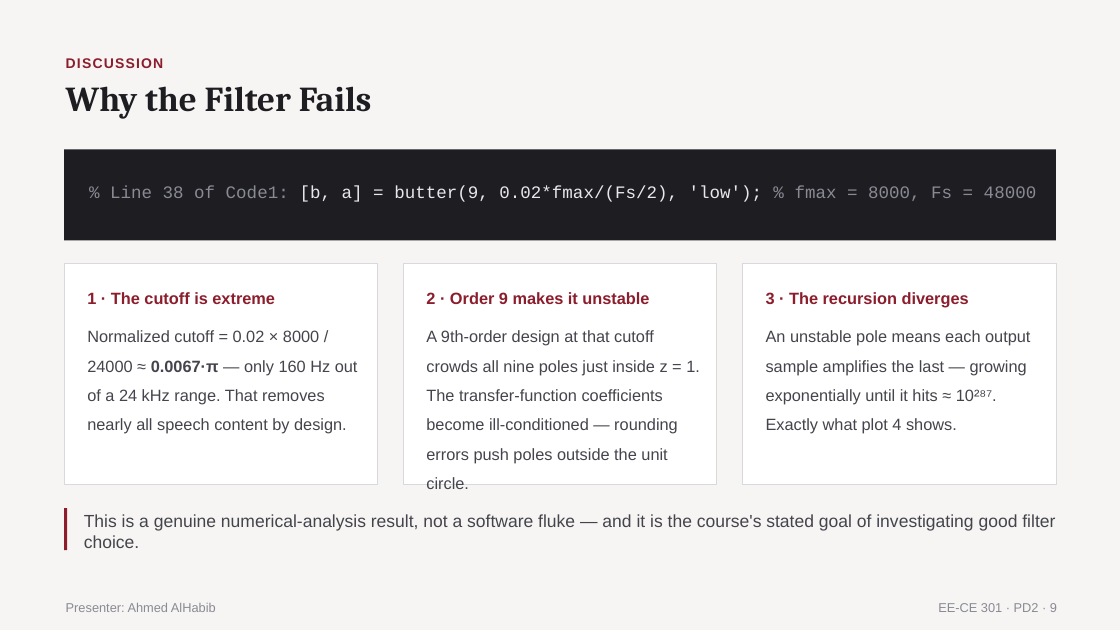
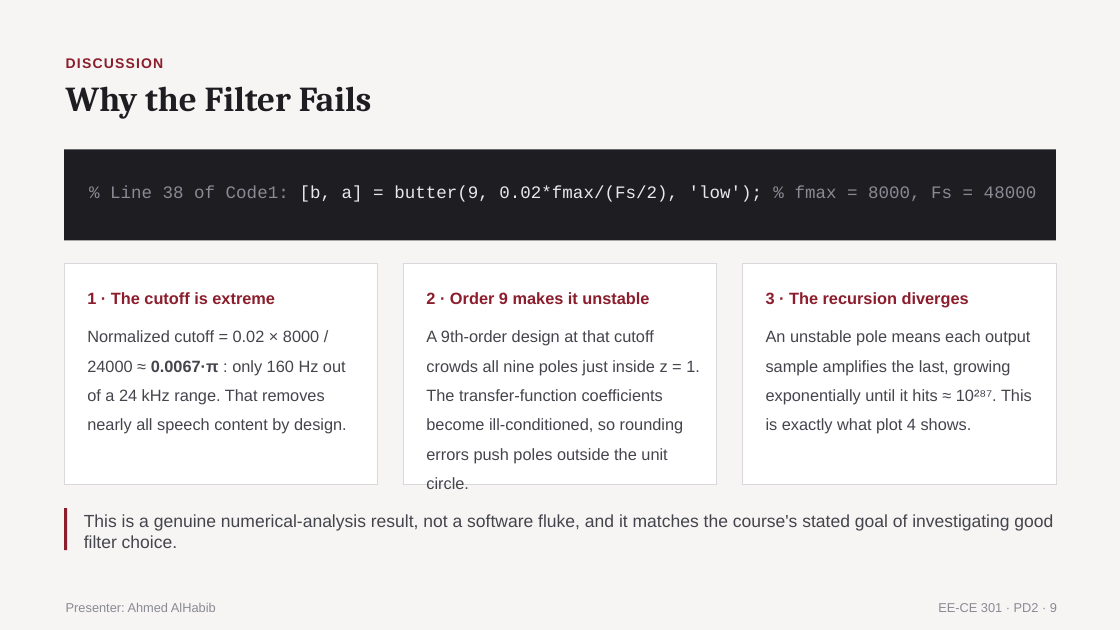
Before and after one commit to Nauseouswave/CODED, a slide deck: slide 9 of matlab/audio-analysis/PD2_SectionM1_Group1.pptx. Drawn at 1120x630 pixels with LibreOffice and Linux fonts; fonts in the diff are those of the drawing. Boxes give left, top, right and bottom in pixels: in the first picture for what was removed or moved away, otherwise in the second. Text is boxed around its words. In the diff, an @@ line names an element or a change of style, - is before the commit and + after.

```diff
--- a/matlab/audio-analysis/PD2_SectionM1_Group1.pptx
+++ b/matlab/audio-analysis/PD2_SectionM1_Group1.pptx
@@ text at [87,330,347,434]: text changed @@
-Normalized cutoff = 0.02 × 8000 / 24000 ≈ 0.0067·π — only 160 Hz out of a 24 kHz range. That removes nearly all speech content by design.
+Normalized cutoff = 0.02 × 8000 / 24000 ≈ 0.0067·π : only 160 Hz out of a 24 kHz range. That removes nearly all speech content by design.
@@ text at [426,330,700,463]: text changed @@
-A 9th-order design at that cutoff crowds all nine poles just inside z = 1. The transfer-function coefficients become ill-conditioned — rounding errors push poles outside the unit circle.
+A 9th-order design at that cutoff crowds all nine poles just inside z = 1. The transfer-function coefficients become ill-conditioned, so rounding errors push poles outside the unit circle.
@@ text at [766,330,1032,434]: text changed @@
-An unstable pole means each output sample amplifies the last — growing exponentially until it hits ≈ 10²⁸⁷. Exactly what plot 4 shows.
+An unstable pole means each output sample amplifies the last, growing exponentially until it hits ≈ 10²⁸⁷. This is exactly what plot 4 shows.
@@ text at [84,514,1053,548]: text changed @@
-This is a genuine numerical-analysis result, not a software fluke — and it is the course's stated goal of investigating good filter choice.
+This is a genuine numerical-analysis result, not a software fluke, and it matches the course's stated goal of investigating good filter choice.
```
Also in this commit, not shown: 10 other slides changed.
